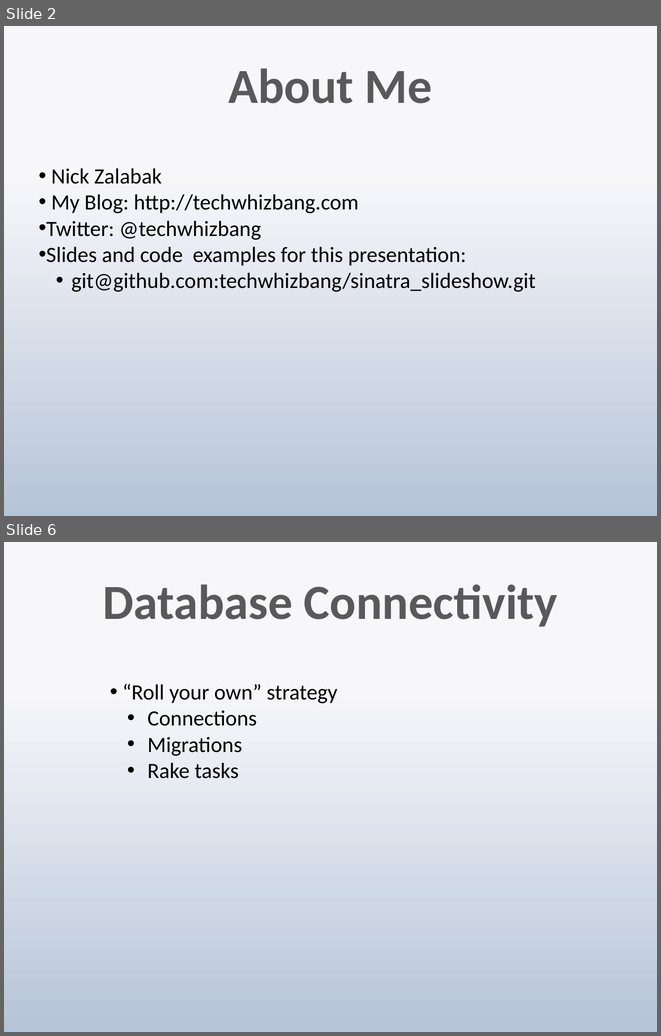
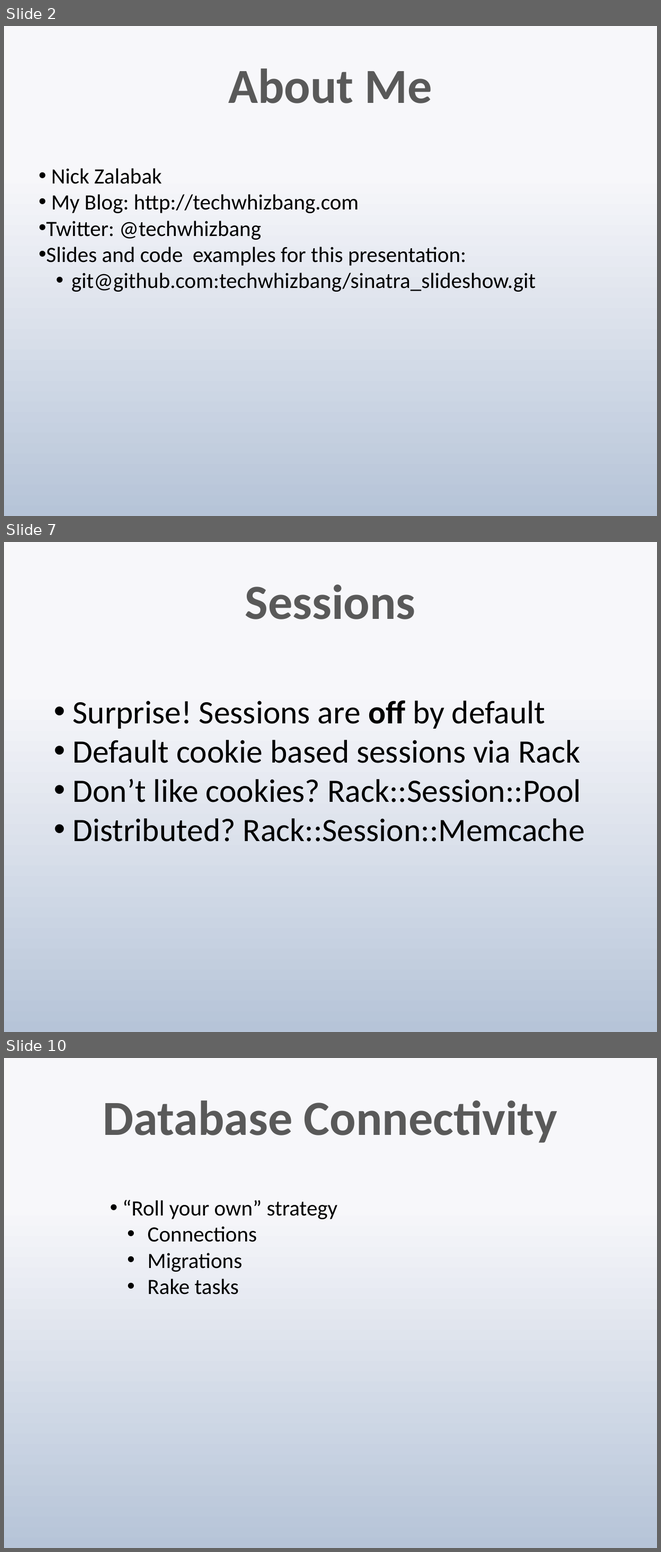
Before and after one commit to techwhizbang/sinatra_slideshow, a slide deck: sinatra.pptx. Shown one above the other, each under a label of ours: slides 2 and 6 before the commit, slides 2, 7 and 10 after it; the slides between them are not shown. The pictures are 661x1036 and 661x1552 pixels, drawn with LibreOffice and Linux fonts; fonts in the diff are those of the drawing. Boxes give left, top, right and bottom in pixels: in the first picture for what was removed or moved away, otherwise in the second. Text is boxed around its words. In the diff, an @@ line names an element or a change of style, - is before the commit and + after.

```diff
--- a/sinatra.pptx
+++ b/sinatra.pptx
@@ slide 7 added at [4,542,657,1032], background gradient #F7F9FB to #B7C6D9 @@
@@ title added at [245,584,416,619], 54 pt, text gradient #595959 to #262626, bold @@
+Sessions
@@ text added at [72,700,585,841], 36 pt, text #000000 @@
+• Surprise! Sessions are off by default
+• Default cookie based sessions via Rack
+• Don’t like cookies? Rack::Session::Pool
+• Distributed? Rack::Session::Memcache
@@ what was slide 6 is now slide 10 @@
```
Also in this commit, not shown: 2 slides changed, 8 other slides added, 1 slide removed.
